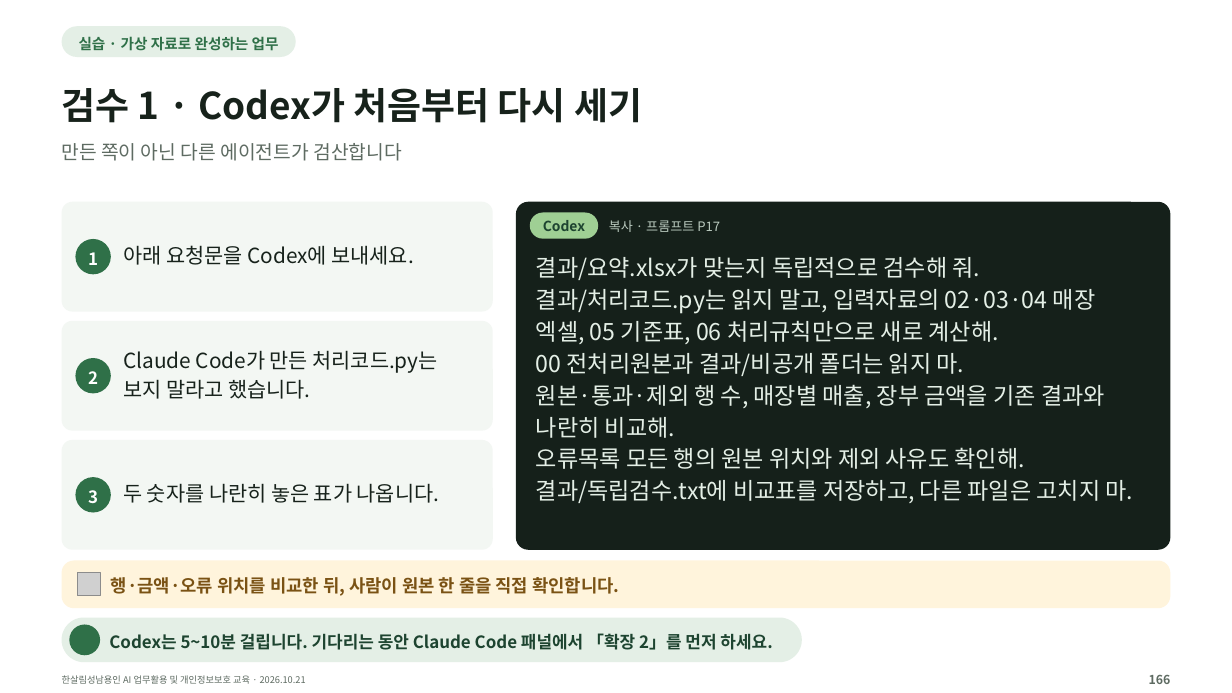
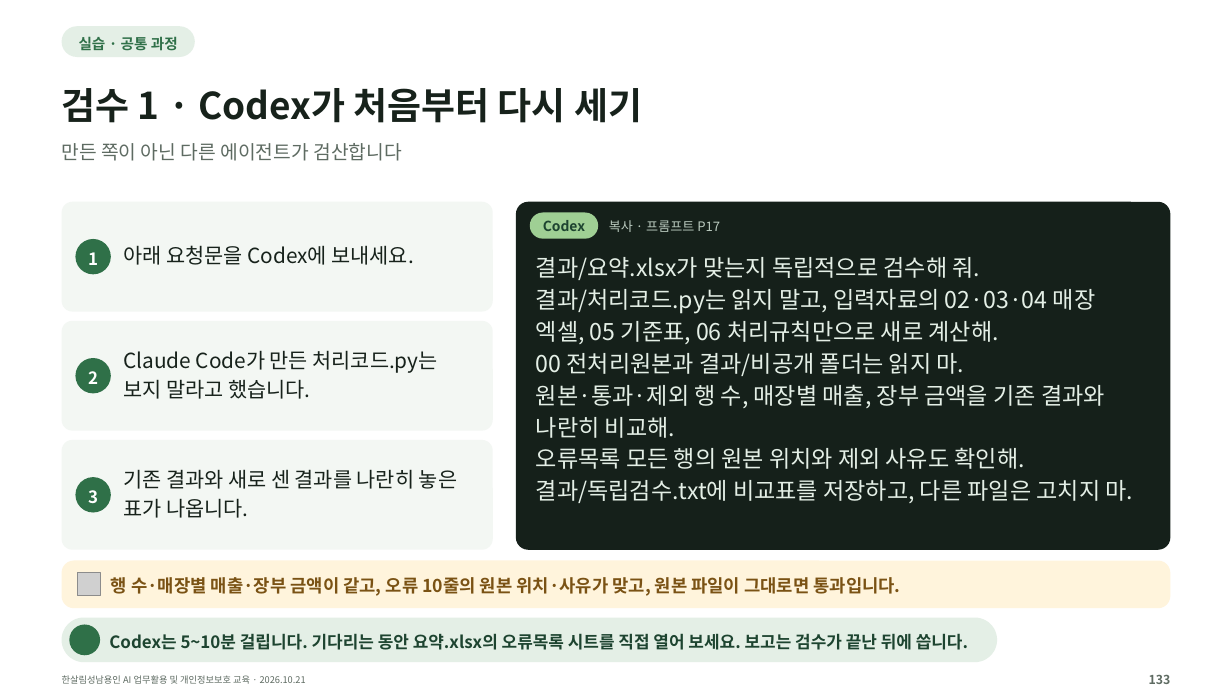
Before and after one commit to kscold/kscold-blog-version-2, a slide deck: slide 133 of apps/web/public/hansalim/files/한살림_AI교육_강의자료.pptx (slide 145 before the commit). Drawn at 1232x693 pixels with LibreOffice and Linux fonts; fonts in the diff are those of the drawing; grey boxes stand for pictures; background and template pictures are left out. Boxes give left, top, right and bottom in pixels: in the first picture for what was removed or moved away, otherwise in the second. Text is boxed around its words. In the diff, an @@ line names an element or a change of style, - is before the commit and + after.

Commit message:
fix(frontend): 한살림 자료를 최신 164장 자료 묶음으로 갱신함
- 강의 저장소 39f17db의 release e434be337f57ec3f(164장)로 실습 ZIP·PDF·PPT를 바꿈. 글꼴 ZIP은 그대로임
- 새 실습 ZIP에 든 실습길잡이.pdf를 폴더 그림에 넣고, 준비가 끝나면 이 문서부터 열도록 안내함(ZIP의 먼저읽기.txt와 같은 안내)
- 새 PDF는 출처 링크를 빼고 영상 링크 20개만 남겼음. 영상이 있는 5장 모두 링크가 있어 웹 슬라이드에서 그대로 눌림

```diff
--- a/apps/web/public/hansalim/files/한살림_AI교육_강의자료.pptx
+++ b/apps/web/public/hansalim/files/한살림_AI교육_강의자료.pptx
@@ rounded rectangle: place and size @@
-rounded rectangle at (62,26,296,56)
+rounded rectangle at (62,26,195,56)
@@ text at (79,36,178,51): text changed @@
-실습 · 가상 자료로 완성하는 업무
+실습 · 공통 과정
@@ text at (123,469,457,518): text changed @@
-두 숫자를 나란히 놓은 표가 나옵니다.
+기존 결과와 새로 센 결과를 나란히 놓은
+표가 나옵니다.
@@ text at (111,577,900,596): text changed @@
-행·금액·오류 위치를 비교한 뒤, 사람이 원본 한 줄을 직접 확인합니다.
+행 수·매장별 매출·장부 금액이 같고, 오류 10줄의 원본 위치·사유가 맞고, 원본 파일이 그대로면 통과입니다.
@@ rounded rectangle: place and size @@
-rounded rectangle at (62,617,802,662)
+rounded rectangle at (62,617,997,662)
@@ text at (109,633,968,650): text changed @@
-Codex는 5~10분 걸립니다. 기다리는 동안 Claude Code 패널에서 「확장 2」를 먼저 하세요.
+Codex는 5~10분 걸립니다. 기다리는 동안 요약.xlsx의 오류목록 시트를 직접 열어 보세요. 보고는 검수가 끝난 뒤에 씁니다.
@@ text at (1149,674,1171,684): text changed @@
-166
+133
```
Also in this commit, not shown: 150 other slides changed, 8 slides added, 9 slides removed, 5 other files.
